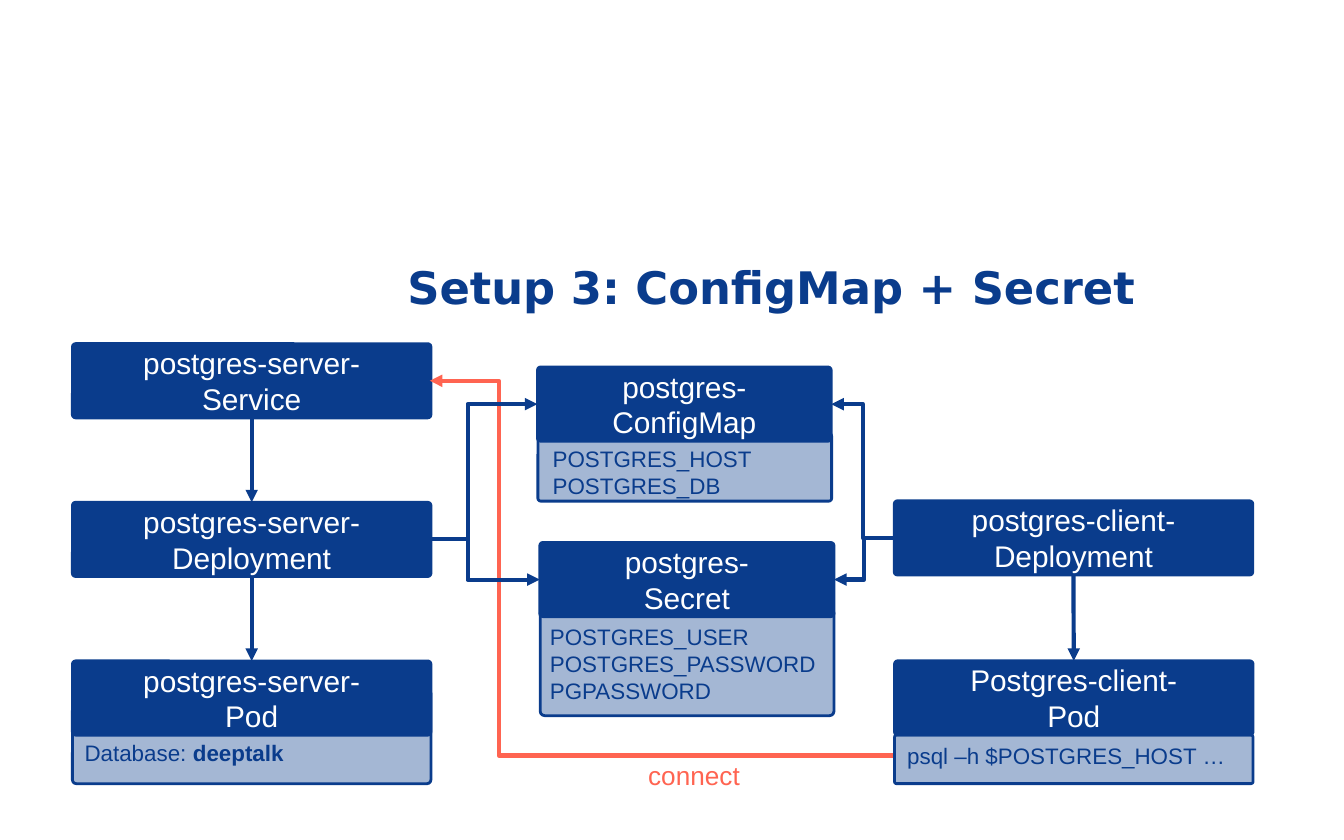
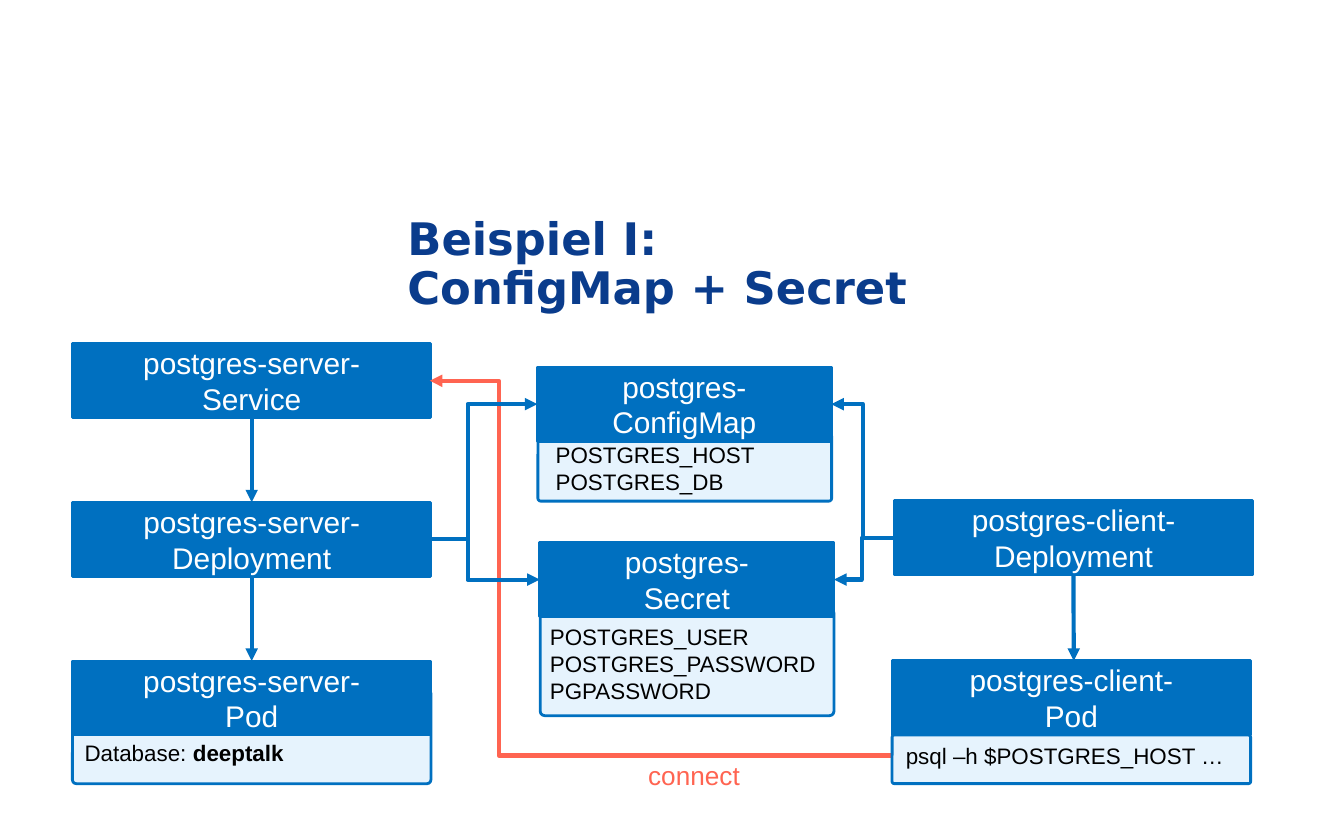
Before and after one commit to grothesk/deepshore-labs, a slide deck: slide 9 of 04-configmaps-und-secrets/deeptalk-04-fb.pptx (slide 8 before the commit). Drawn at 1344x840 pixels with LibreOffice and Linux fonts; fonts in the diff are those of the drawing; background and template pictures are left out. Boxes give left, top, right and bottom in pixels: in the first picture for what was removed or moved away, otherwise in the second. Text is boxed around its words. In the diff, an @@ line names an element or a change of style, - is before the commit and + after.

```diff
--- a/04-configmaps-und-secrets/deeptalk-04-fb.pptx
+++ b/04-configmaps-und-secrets/deeptalk-04-fb.pptx
@@ title at (407,221,907,314): text changed @@
-Setup 3: ConfigMap + Secret
+Beispiel I:
+ConfigMap + Secret
@@ arrow (251, 418) - (251, 503): stroke #0A3C8C 2.25 pt to #0070C0 2.25 pt @@
@@ elbow arrow (431, 539) - (538, 405): stroke #0A3C8C 2.25 pt to #0070C0 2.25 pt @@
@@ elbow arrow (894, 538) - (831, 405): stroke #0A3C8C 2.25 pt to #0070C0 2.25 pt @@
@@ elbow arrow (431, 539) - (540, 579): stroke #0A3C8C 2.25 pt to #0070C0 2.25 pt @@
@@ elbow arrow (894, 538) - (833, 579): stroke #0A3C8C 2.25 pt to #0070C0 2.25 pt; route changed @@
@@ arrow (251, 577) - (251, 661): stroke #0A3C8C 2.25 pt to #0070C0 2.25 pt @@
@@ arrow (1074, 575) - (1074, 661): stroke #0A3C8C 2.25 pt to #0070C0 2.25 pt @@
@@ rounded rectangle to rectangle; fill #0A3C8C to #0070C0; outline #0A3C8C 1.5 pt to #0070C0 1.5 pt in 7 elements at (73,661,431,735), (73,344,431,418), (894,501,1253,575), (73,503,431,577), (540,543,835,617), (538,367,832,441), (892,661,1251,735) @@
@@ text in rectangle at (970,669,1173,728): text changed @@
-Postgres-client-
-Pod
+postgres-client-
+Pod
@@ text colour #0A3C8C to #000000 in 4 elements at (85,744,284,766), (556,447,755,495), (550,629,816,700), (906,747,1195,769) @@
@@ fill #0A3C8C at 37% opacity to #BCE1FC at 37% opacity; outline #0A3C8C 1.5 pt to #0070C0 1.5 pt in 4 elements at (73,689,431,784), (540,609,835,715), (538,433,832,500), (892,735,1251,784) @@
```
Also in this commit, not shown: 7 other slides changed, 11 slides added, 1 slide removed, 5 other files.
